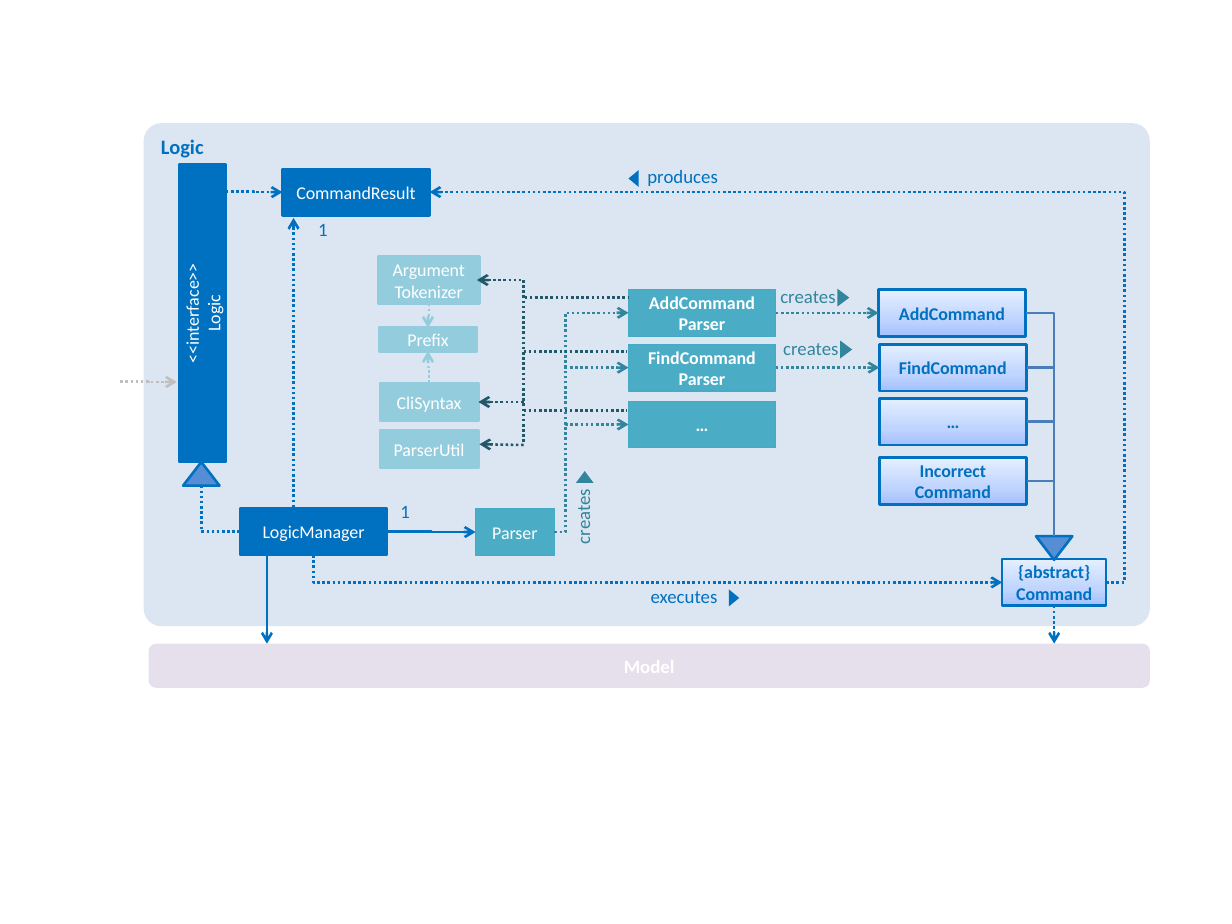
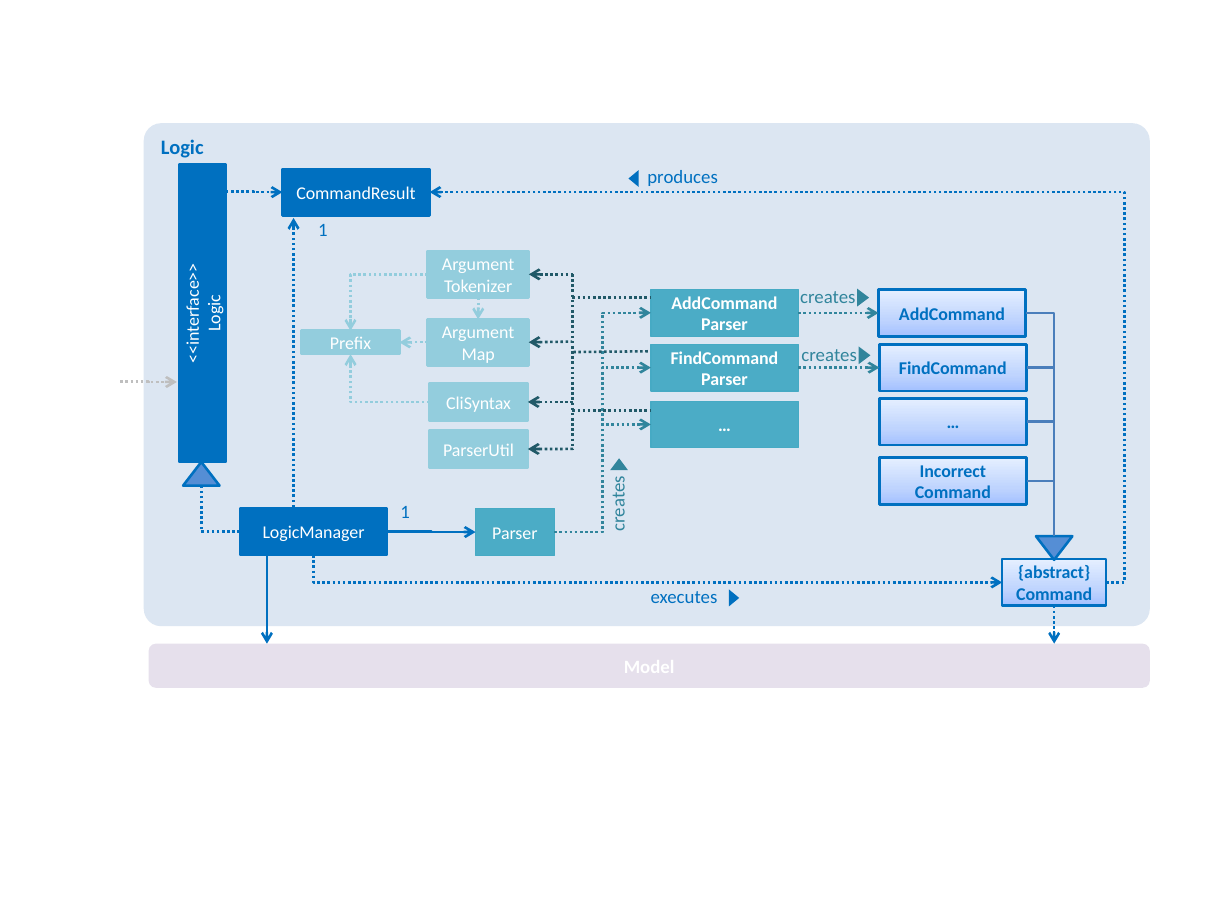
Before and after one commit to se-edu/addressbook-level4, a slide deck: slide 1 of docs/diagrams/LogicComponentClassDiagram.pptx. Drawn at 1232x924 pixels with LibreOffice and Linux fonts; fonts in the diff are those of the drawing. Boxes give left, top, right and bottom in pixels: in the first picture for what was removed or moved away, otherwise in the second. Text is boxed around its words. In the diff, an @@ line names an element or a change of style, - is before the commit and + after.

Commit message:
Update Logic class diagram with ArgumentMap class
The Logic class diagram in the developer guide does not reflect the
updated dependencies between ArgumentTokenizer, ArgumentMap, Prefix, and
command parser classes.

Let's update the Logic class diagram.

```diff
--- a/docs/diagrams/LogicComponentClassDiagram.pptx
+++ b/docs/diagrams/LogicComponentClassDiagram.pptx
@@ rectangle "Argument Tokenizer": place and size @@
-rectangle "Argument Tokenizer" at bbox=[378, 256, 479, 303]
+rectangle "Argument Tokenizer" at bbox=[428, 251, 529, 298]
@@ elbow arrow moved from (429, 303) - (428, 328) to (428, 275) - (351, 330) @@
@@ elbow arrow added from (478, 298) to (478, 319), #93CDDD 1.5 pt dashed @@
@@ arrow moved from (477, 280) - (524, 280) to (529, 275) - (573, 275) @@
@@ line moved from (524, 280) - (524, 445) to (573, 274) - (573, 450) @@
@@ line moved from (525, 298) - (628, 298) to (573, 298) - (650, 298) @@
@@ rectangle added at bbox=[428, 319, 529, 365], fill #93CDDD, outline #93CDDD 1.5 pt, 10.5 pt, text #FFFFFF @@
+Argument
+Map
@@ elbow arrow moved from (554, 532) - (628, 313) to (554, 532) - (650, 313) @@
@@ elbow arrow moved from (776, 313) - (878, 313) to (798, 313) - (878, 313) @@
@@ rectangle "Prefix": place and size @@
-rectangle "Prefix" at bbox=[379, 328, 477, 351]
+rectangle "Prefix" at bbox=[302, 330, 399, 354]
@@ elbow arrow moved from (429, 383) - (428, 351) to (429, 402) - (351, 355) @@
@@ elbow arrow added from (428, 342) to (399, 342), #93CDDD 1.5 pt dashed @@
@@ arrow added from (572, 341) to (529, 342), #215968 1.5 pt dashed @@
@@ line moved from (524, 351) - (627, 351) to (573, 352) - (649, 351) @@
@@ text "creates": place and size @@
-text "creates" at bbox=[783, 343, 838, 355]
+text "creates" at bbox=[801, 349, 856, 361]
@@ triangle: place and size @@
-triangle at bbox=[840, 341, 853, 359]
+triangle at bbox=[857, 347, 870, 365]
@@ elbow arrow moved from (554, 532) - (628, 367) to (554, 532) - (650, 367) @@
@@ elbow arrow moved from (776, 367) - (880, 367) to (798, 367) - (880, 367) @@
@@ 2 rectangles, 1 arrow: place and size @@
-2 rectangles, 1 arrow at bbox=[379, 383, 524, 468]
+2 rectangles, 1 arrow at bbox=[429, 383, 573, 468]
@@ line moved from (524, 410) - (627, 410) to (573, 410) - (649, 410) @@
@@ 3 rectangles, 1 text, 1 triangle: place and size @@
-3 rectangles, 1 text, 1 triangle at bbox=[628, 290, 849, 448]
+3 rectangles, 1 text, 1 triangle at bbox=[650, 290, 869, 448]
@@ arrow moved from (524, 445) - (479, 445) to (573, 448) - (527, 448) @@
@@ elbow arrow moved from (554, 532) - (628, 425) to (554, 532) - (650, 425) @@
@@ text "creates": place and size @@
-text "creates" at bbox=[572, 494, 595, 543]
+text "creates" at bbox=[607, 481, 630, 530]
@@ triangle: place and size @@
-triangle at bbox=[575, 471, 593, 483]
+triangle at bbox=[610, 458, 627, 471]
```
Also in this commit, not shown: 1 other file.
